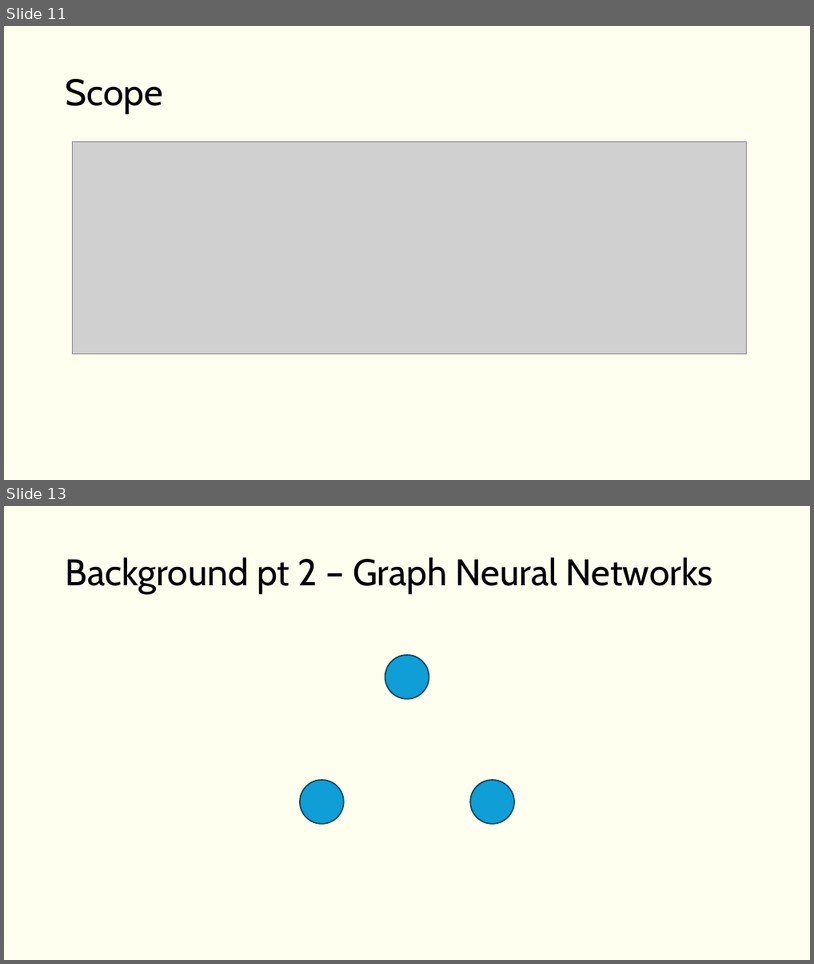
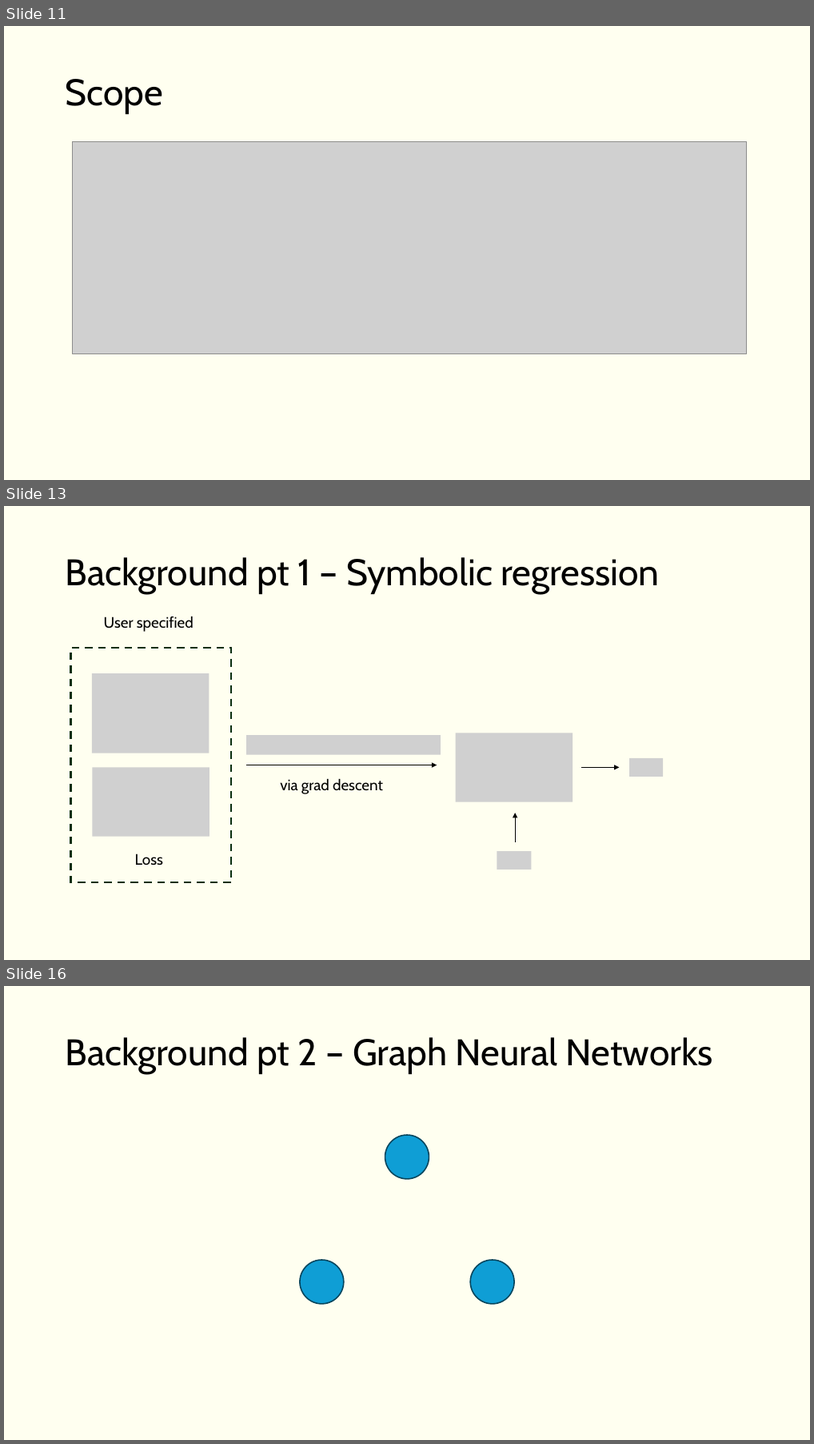
Before and after one commit to VishalJ99/symbolic_distillation, a slide deck: report/presentation.pptx. Shown one above the other, each under a label of ours: slides 11 and 13 before the commit, slides 11, 13 and 16 after it; the slides between them are not shown. The pictures are 814x964 and 814x1444 pixels, drawn with LibreOffice and Linux fonts; fonts in the diff are those of the drawing; grey boxes stand for pictures. Boxes give left, top, right and bottom in pixels: in the first picture for what was removed or moved away, otherwise in the second. Text is boxed around its words. In the diff, an @@ line names an element or a change of style, - is before the commit and + after.

```diff
--- a/report/presentation.pptx
+++ b/report/presentation.pptx
@@ slide 13 added at [4, 506, 810, 960], background #FFFFF0 @@
@@ title added at [66, 557, 660, 594], 44 pt, text #000000 @@
+Background pt 1 – Symbolic regression
@@ text added at [104, 616, 194, 632], 18 pt, text #000000 @@
+User specified
@@ rectangle added at [71, 648, 231, 882], outline #0B2F10 2.25 pt dashed @@
@@ picture added at [92, 673, 209, 753] @@
@@ picture added at [246, 736, 441, 755] @@
@@ picture added at [456, 733, 574, 802] @@
@@ picture added at [92, 768, 210, 836] @@
@@ arrow added from (246, 765) to (437, 765), #000000 1.5 pt @@
@@ arrow added from (582, 768) to (620, 768), #000000 1 pt @@
@@ picture added at [630, 758, 664, 776] @@
@@ text added at [280, 778, 383, 794], 18 pt, text #000000 @@
+via grad descent
@@ arrow added from (515, 842) to (515, 812), #000000 1 pt @@
@@ text added at [135, 853, 163, 864], 18 pt, text #000000 @@
+Loss
@@ picture added at [497, 851, 531, 869] @@
@@ what was slide 13 is now slide 16 @@
```
Also in this commit, not shown: 2 slides changed, 2 other slides added.
